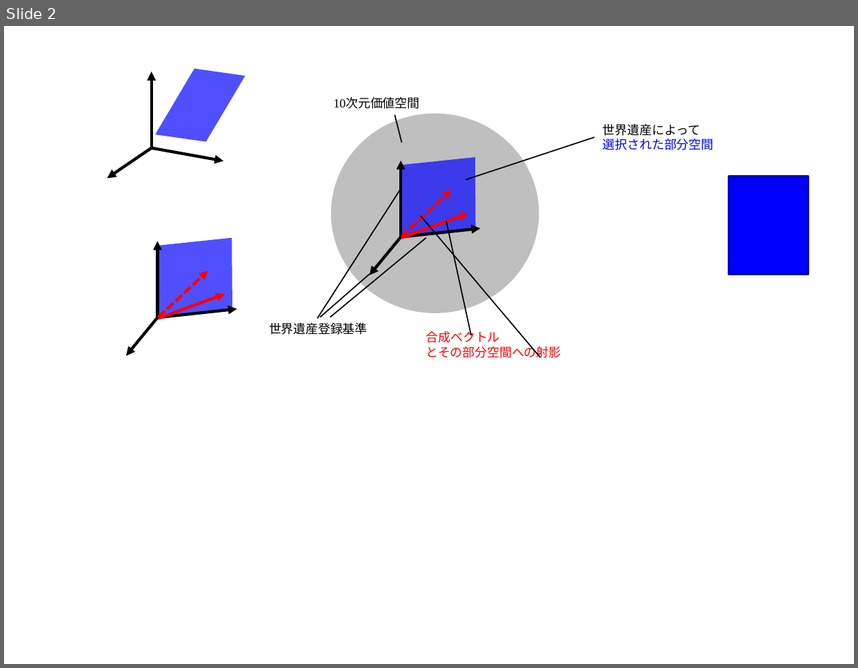
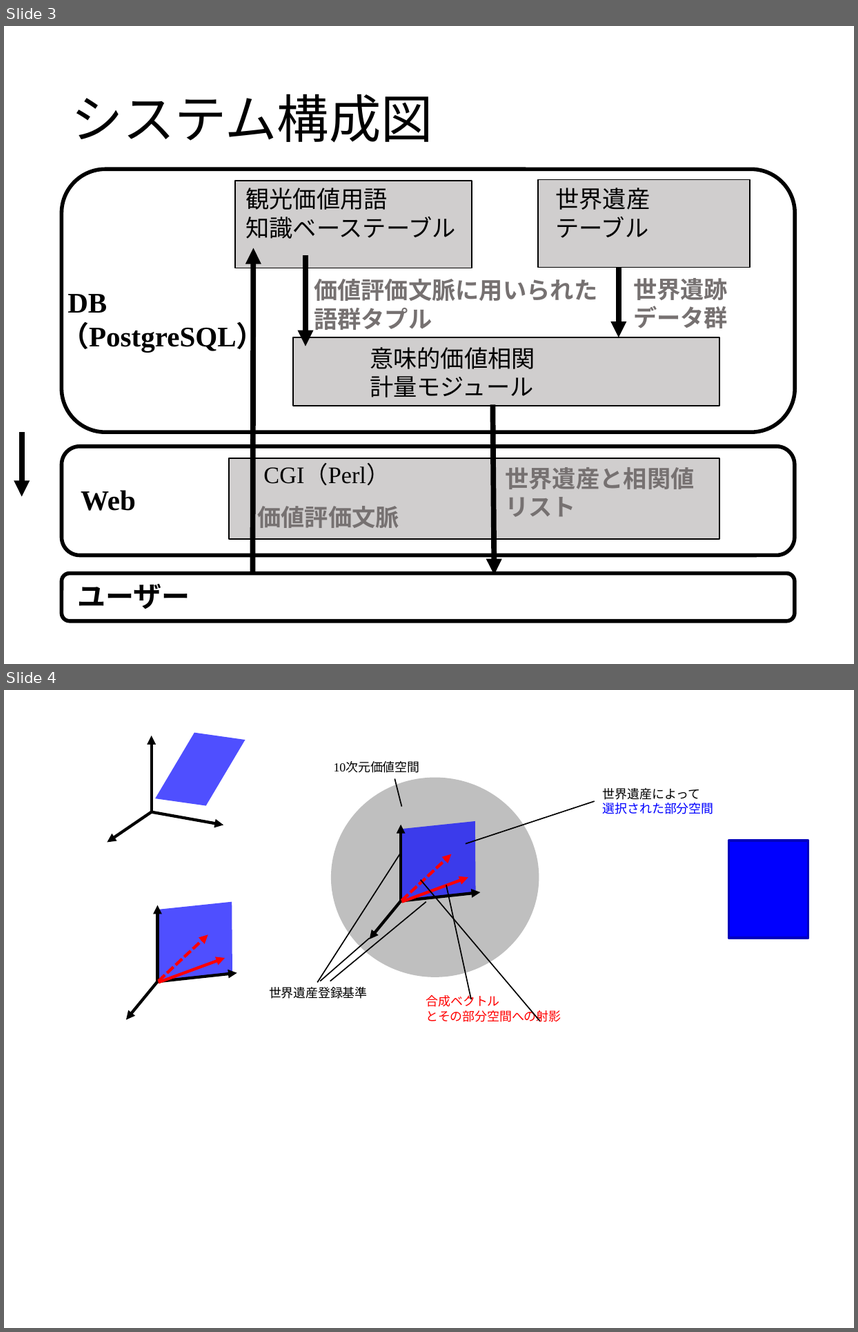
Before and after one commit to kawasaki-thesis/paper, a slide deck: 図表.pptx. Shown one above the other, each under a label of ours: slide 2 before the commit, slides 3 and 4 after it. The pictures are 858x668 and 858x1332 pixels, drawn with LibreOffice and Linux fonts; fonts in the diff are those of the drawing. Boxes give left, top, right and bottom in pixels: in the first picture for what was removed or moved away, otherwise in the second. Text is boxed around its words. In the diff, an @@ line names an element or a change of style, - is before the commit and + after.

```diff
--- a/図表.pptx
+++ b/図表.pptx
@@ slide 3 added at (x1=4, y1=26, x2=854, y2=664), background #FFFFFF @@
@@ title added at (x1=71, y1=94, x2=433, y2=143), 44 pt, text #000000 @@
+システム構成図
@@ rounded rectangle added at (x1=62, y1=169, x2=795, y2=432), outline #000000 3.25 pt @@
@@ rectangle added at (x1=235, y1=181, x2=473, y2=268), fill #D0CECE, outline #000000 1 pt @@
@@ text added at (x1=245, y1=187, x2=456, y2=239), 20 pt, text #000000 @@
+観光価値用語
+知識ベーステーブル
@@ rectangle added at (x1=539, y1=180, x2=751, y2=267), fill #D0CECE, outline #000000 1 pt @@
@@ text added at (x1=555, y1=187, x2=650, y2=238), 20 pt, text #000000 @@
+世界遺産
+テーブル
@@ arrow added from (253, 571) to (253, 248), #000000 4.5 pt @@
@@ arrow added from (306, 254) to (306, 345), #000000 4.5 pt @@
@@ arrow added from (619, 267) to (619, 337), #000000 4.5 pt @@
@@ text added at (x1=61, y1=294, x2=265, y2=354), 24 pt, text #000000, bold @@
+DB
+（PostgreSQL）
@@ text added at (x1=314, y1=279, x2=597, y2=330), 20 pt, text #767171, bold @@
+価値評価文脈に用いられた
+語群タプル
@@ text added at (x1=633, y1=278, x2=728, y2=328), 20 pt, text #767171, bold @@
+世界遺跡
+データ群
@@ rectangle added at (x1=293, y1=337, x2=720, y2=405), fill #D0CECE, outline #000000 1 pt @@
@@ text added at (x1=370, y1=347, x2=535, y2=397), 20 pt, text #000000 @@
+意味的価値相関
+計量モジュール
@@ arrow added from (493, 404) to (495, 575), #000000 4.5 pt @@
@@ arrow added from (22, 432) to (22, 496), #000000 4.5 pt @@
@@ rounded rectangle added at (x1=62, y1=446, x2=795, y2=555), outline #000000 3.25 pt @@
@@ rectangle added at (x1=228, y1=458, x2=719, y2=539), fill #D0CECE, outline #000000 1 pt @@
@@ text added at (x1=263, y1=464, x2=390, y2=485), 20 pt, text #000000 @@
+CGI（Perl）
@@ text added at (x1=505, y1=467, x2=694, y2=517), 20 pt, text #767171, bold @@
+世界遺産と相関値
+リスト
@@ text added at (x1=81, y1=490, x2=136, y2=510), 24 pt, text #000000, bold @@
+Web
@@ text added at (x1=257, y1=506, x2=399, y2=528), 20 pt, text #767171, bold @@
+価値評価文脈
@@ rounded rectangle added at (x1=62, y1=572, x2=795, y2=620), outline #000000 3.25 pt @@
@@ text added at (x1=77, y1=584, x2=190, y2=608), 24 pt, text #000000, bold @@
+ユーザー
@@ what was slide 2 is now slide 4 @@
```
Also in this commit, not shown: 4 other slides added, 2 other files.
